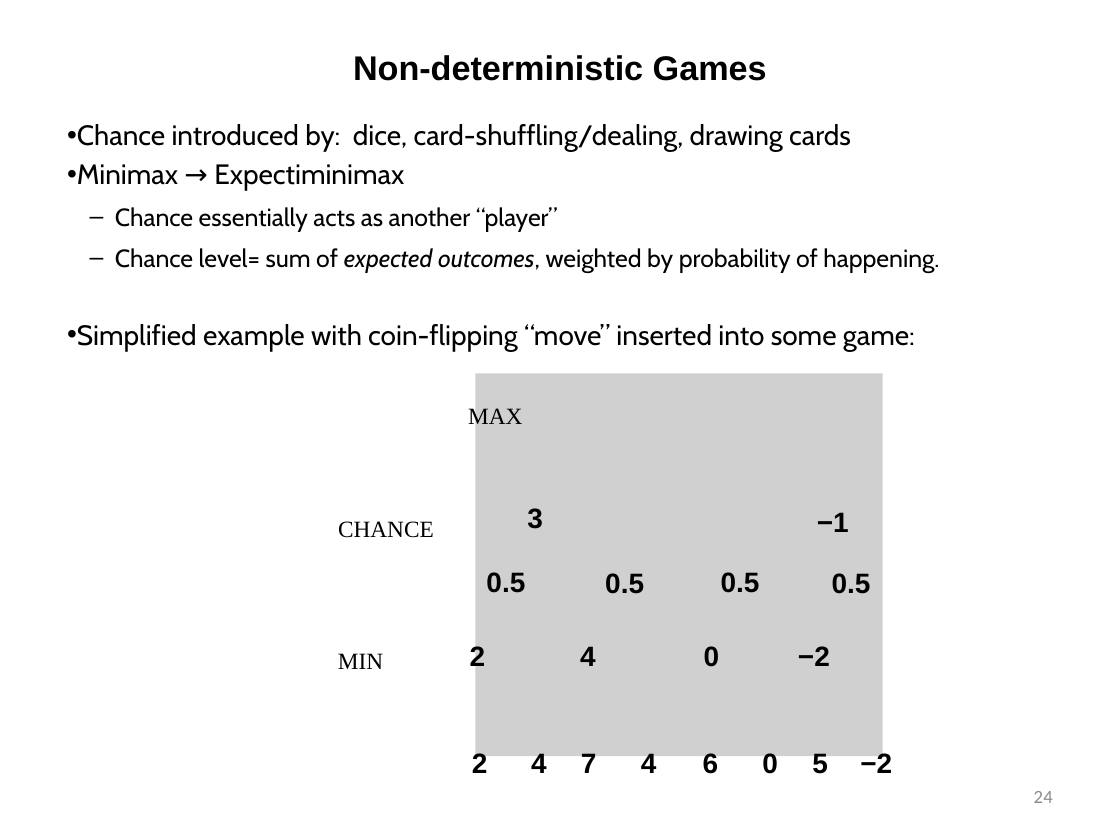
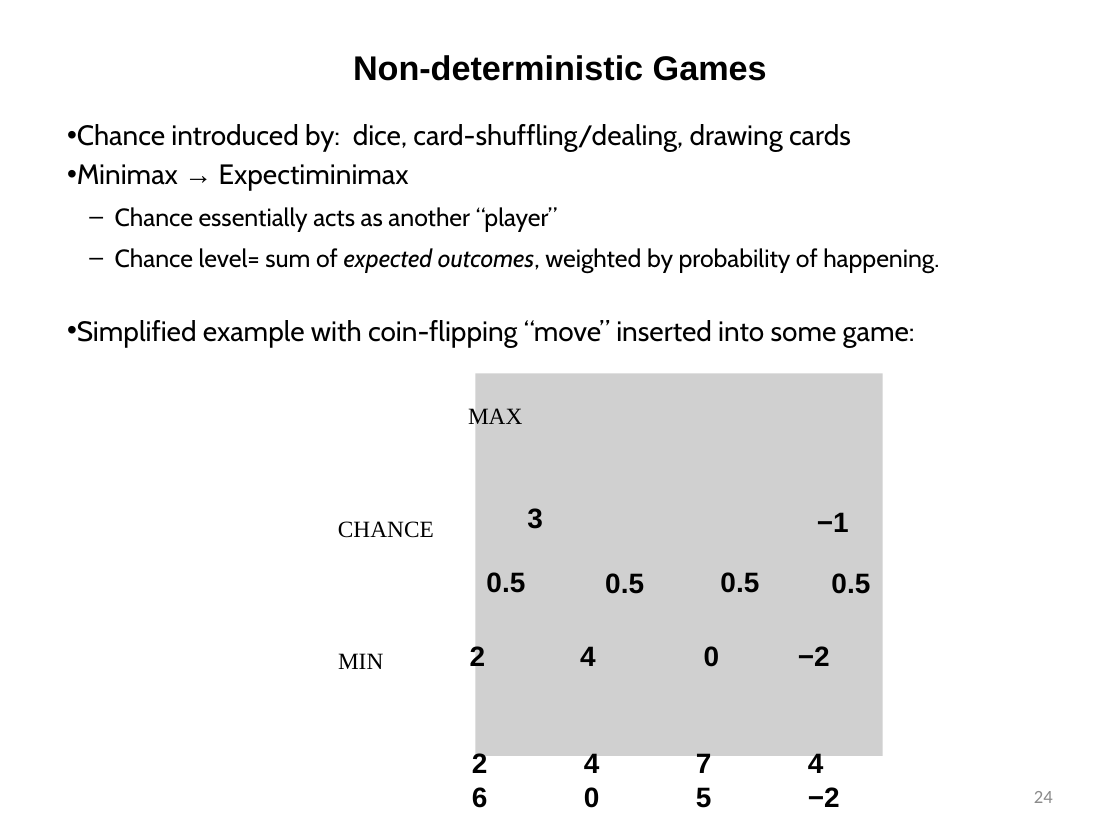
Before and after one commit to tdhock/cs470-570-spring-2023, a slide deck: slide 24 of slides/chapter5.pptx. Drawn at 1120x840 pixels with LibreOffice and Linux fonts; fonts in the diff are those of the drawing; grey boxes stand for pictures. Boxes give left, top, right and bottom in pixels: in the first picture for what was removed or moved away, otherwise in the second. Text is boxed around its words. In the diff, an @@ line names an element or a change of style, - is before the commit and + after.

```diff
--- a/slides/chapter5.pptx
+++ b/slides/chapter5.pptx
@@ text "Chance introduced by: dice, card-shuffling/dealing, ..." at (77,124,939,347): font Cabin to Arial in "→" @@
@@ text "2 4 7 4 6 ..." rewrapped from (472,751,892,778) to (472,751,840,807) @@
@@ page number at (1034,791,1053,803): text colour #8C8C8C to #8B8B8B, letter spacing 0.2 to 0.1 pt @@
```
Also in this commit, not shown: 27 other slides changed, 1 other file.
